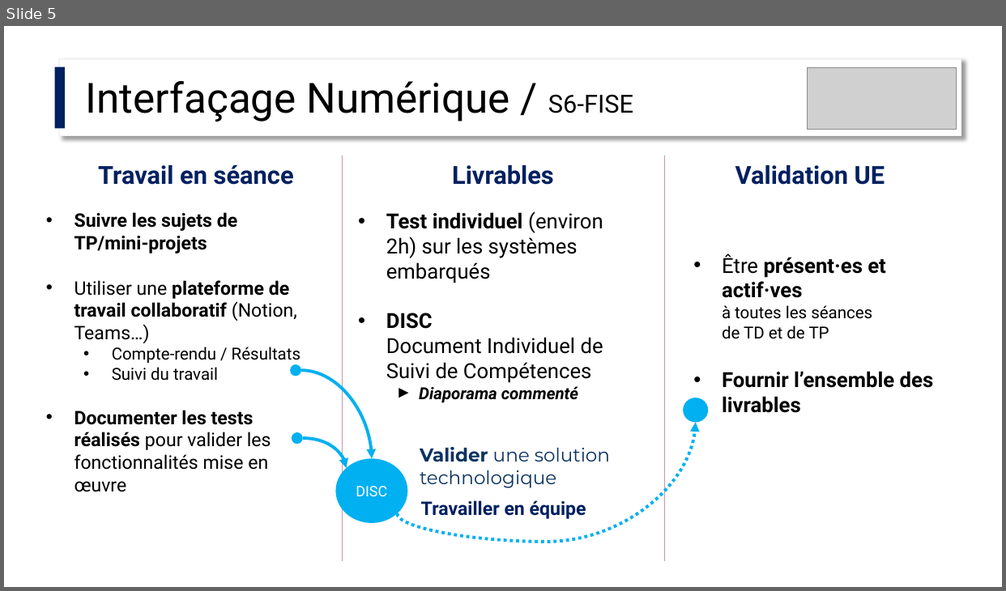
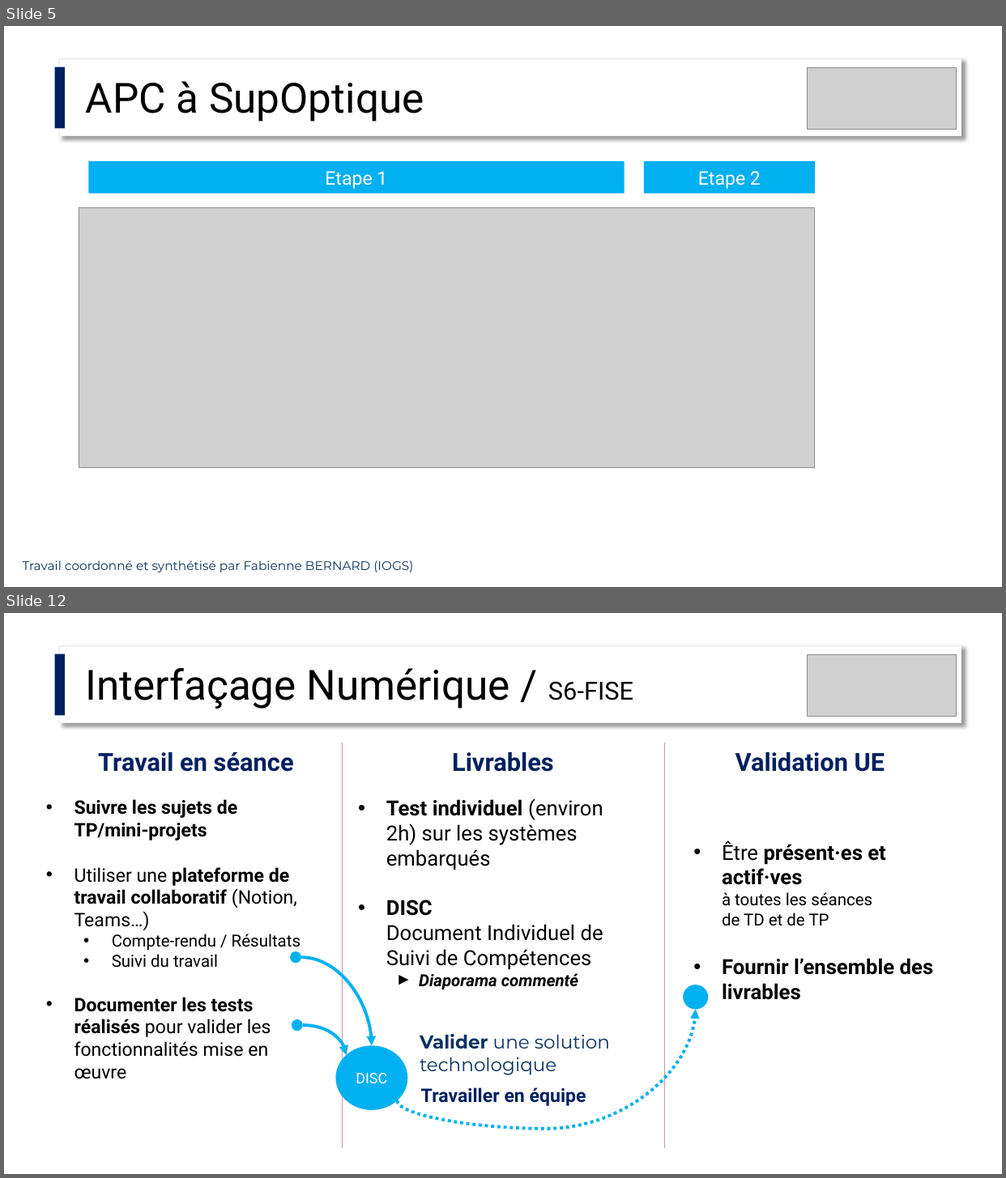
Before and after one commit to IOGS-Digital-Methods/semester-6, a slide deck: InterfacageNumerique/APC/S6_IntNum_APC.pptx. Shown one above the other, each under a label of ours: slide 5 before the commit, slides 5 and 12 after it; the slides between them are not shown. The pictures are 1006x591 and 1006x1178 pixels, drawn with LibreOffice and Linux fonts; fonts in the diff are those of the drawing; grey boxes stand for pictures. Boxes give left, top, right and bottom in pixels: in the first picture for what was removed or moved away, otherwise in the second. Text is boxed around its words. In the diff, an @@ line names an element or a change of style, - is before the commit and + after.

```diff
--- a/InterfacageNumerique/APC/S6_IntNum_APC.pptx
+++ b/InterfacageNumerique/APC/S6_IntNum_APC.pptx
@@ slide 5 added at <box>4,26,1002,587</box>, background #FFFFFF @@
@@ rectangle added at <box>55,67,66,129</box>, fill #002060 @@
@@ rectangle added at <box>59,59,961,136</box>, fill #FFFFFF, outline #F2F2F2 1 pt @@
@@ picture added at <box>808,68,957,130</box> @@
@@ text added at <box>86,81,424,122</box>, 40 pt, text #000000 @@
+APC à SupOptique
@@ rectangle added at <box>88,161,624,194</box>, fill #00B0F0, 18 pt, text #FFFFFF @@
+Etape 1
@@ rectangle added at <box>644,161,815,194</box>, fill #00B0F0, 18 pt, text #FFFFFF @@
+Etape 2
@@ picture added at <box>79,208,815,467</box> @@
@@ text added at <box>23,561,413,573</box>, 12 pt, text #0A3260 @@
+Travail coordonné et synthétisé par Fabienne BERNARD (IOGS)
@@ what was slide 5 is now slide 12 @@
```
Also in this commit, not shown: 5 slides changed, 15 other slides added, 1 slide removed, 2 other files.
